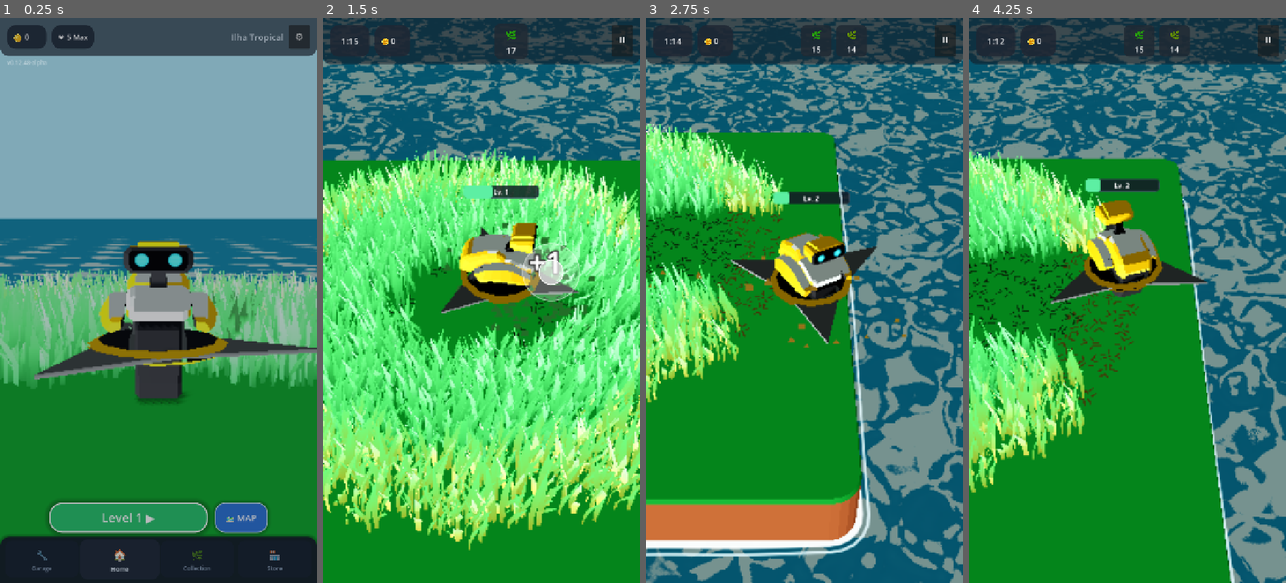
Above: before the commit, frames 1-4 (left to right).
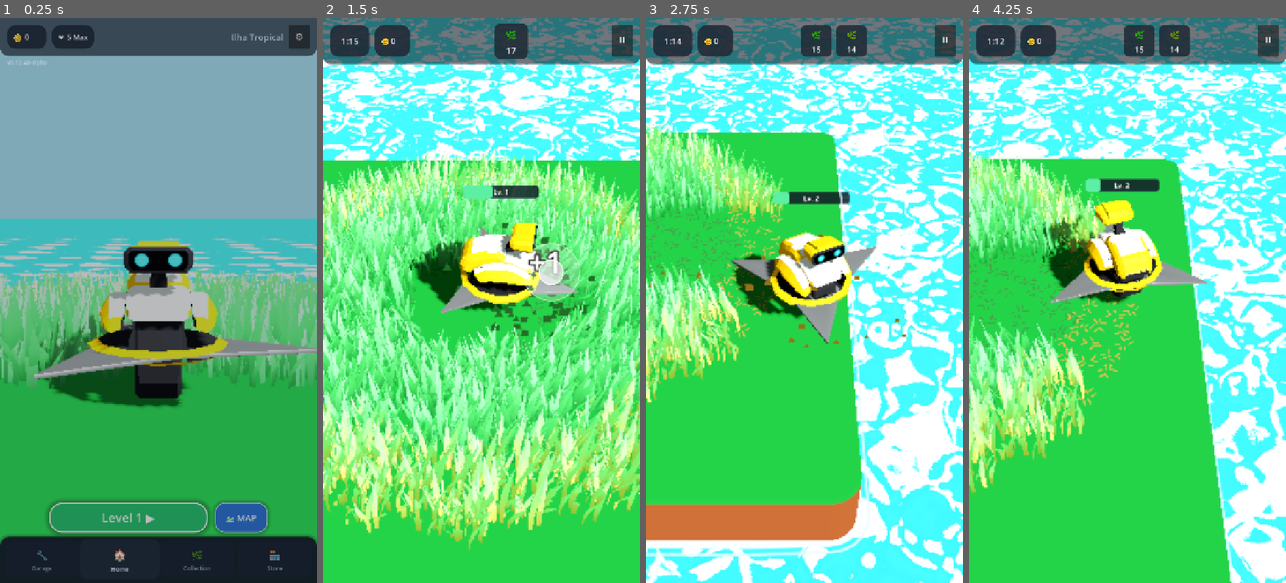
Above: after the commit, the same moments.

Repository: rogerbif/grass-cut-bot
Game: Godot game, scene res://scenes/menu/main_menu.tscn
Two runs of this game, one before a commit and one after it. Both use one fixed random seed, a clock stepped at 60 frames per second and the inputs below.
Inputs (mouse positions are in pixels of both pictures, inside the frame that each line leads up to):
- Up to frame 1 (0.25 s): no input
- Up to frame 2 (1.5 s): click "Level 1 ▶" at 0.5 s; tap Enter at 1.25 s; move the mouse to (551, 272) at 1.27 s; hold Right (ui_right) from 1.28 s (still down); hold Alt from 1.28 s (still down); click (551, 272) at 1.42 s
- Up to frame 3 (2.75 s): release Right (ui_right) at 2 s; release Alt at 2 s; drag from (741, 328) to (788, 413) at 2.02 s
- Up to frame 4 (4.25 s): move the mouse to (1159, 176) at 2.77 s; hold Right (ui_right) 2.78-3.5 s; tap Z at 2.85 s; drag from (1111, 413) to (1032, 215) at 3.52 s

The runs differ from the first frame. In frame 1, 45% of the frame differs, in the area x 0-100%, y 35-93%; in frame 2, 81%; in frame 3, 89%; in frame 4, 94%, in the area x 0-100%, y 0-100%.

Commit message:
fix(lighting): serializa Transform3D exato da Godot e forca rotacao solar em main.gd

Diff:
--- a/scenes/main.tscn
+++ b/scenes/main.tscn
@@ -24,7 +24,7 @@
 environment = SubResource("Environment_main")
 
 [node name="DirectionalLight3D" type="DirectionalLight3D" parent="."]
-transform = Transform3D(0.766044, 0, -0.642788, -0.386839, 0.798636, -0.461017, 0.513353, 0.601815, 0.61179, 0, 15, 0)
+transform = Transform3D(0.76604414, -0.38683933, 0.513353, 0, 0.79863584, 0.601815, -0.64278734, -0.4610172, 0.6117903, 0, 15, 0)
 light_energy = 1.3
 shadow_enabled = true
 directional_shadow_mode = 0
@@ -43,7 +43,7 @@
 transform = Transform3D(1, 0, 0, 0, 1, 0, 0, 0, 1, 0, 0.1, 0)
 
 [node name="IsometricCamera" type="Camera3D" parent="."]
-transform = Transform3D(1, 0, 0, 0, 0.762668, -0.64679, 0, 0.64679, 0.762668, 0, 4.78, 5.65)
+transform = Transform3D(1, 0, 0, 0, 0.762668, 0.64679, 0, -0.64679, 0.762668, 0, 4.78, 5.65)
 current = true
 fov = 48.0
 script = ExtResource("5_camera")
--- a/scenes/menu/main_menu.tscn
+++ b/scenes/menu/main_menu.tscn
@@ -50,7 +50,7 @@
 environment = SubResource("Environment_menu")
 
 [node name="DirectionalLight3D" type="DirectionalLight3D" parent="."]
-transform = Transform3D(0.766044, 0, -0.642788, -0.386839, 0.798636, -0.461017, 0.513353, 0.601815, 0.61179, 0, 16, 0)
+transform = Transform3D(0.76604414, -0.38683933, 0.513353, 0, 0.79863584, 0.601815, -0.64278734, -0.4610172, 0.6117903, 0, 16, 0)
 light_energy = 1.3
 shadow_enabled = true
 directional_shadow_mode = 0
--- a/scenes/tools/toon_shader_tester.tscn
+++ b/scenes/tools/toon_shader_tester.tscn
@@ -105,7 +105,7 @@
 environment = SubResource("Environment_lab")
 
 [node name="SunLight" type="DirectionalLight3D" parent="."]
-transform = Transform3D(0.766044, 0, -0.642788, -0.386839, 0.798636, -0.461017, 0.513353, 0.601815, 0.61179, 0, 15, 0)
+transform = Transform3D(0.76604414, -0.38683933, 0.513353, 0, 0.79863584, 0.601815, -0.64278734, -0.4610172, 0.6117903, 0, 15, 0)
 light_energy = 1.3
 shadow_enabled = true
 directional_shadow_mode = 0
@@ -130,7 +130,7 @@
 [node name="ModelMount" type="Node3D" parent="Turntable"]
 
 [node name="CameraPivot" type="Node3D" parent="."]
-transform = Transform3D(1, 0, 0, 0, 0.762668, -0.64679, 0, 0.64679, 0.762668, 0, 0, 0)
+transform = Transform3D(1, 0, 0, 0, 0.762668, 0.64679, 0, -0.64679, 0.762668, 0, 0, 0)
 
 [node name="Camera3D" type="Camera3D" parent="CameraPivot"]
 transform = Transform3D(1, 0, 0, 0, 1, 0, 0, 0, 1, 0, 0, 7.4)
--- a/scripts/main.gd
+++ b/scripts/main.gd
@@ -2,8 +2,15 @@
 
 @onready var joystick: Control = $CanvasLayer/FloatingJoystick
 @onready var cutter: CharacterBody3D = $LevelController/Cutter
+@onready var sun_light: DirectionalLight3D = $DirectionalLight3D
+@onready var world_env: WorldEnvironment = $WorldEnvironment
 
 func _ready() -> void:
+	if sun_light != null:
+		sun_light.rotation_degrees = Vector3(-37.0, 40.0, 0.0)
+		sun_light.light_energy = 1.30
+	if world_env != null and world_env.environment != null:
+		world_env.environment.ambient_light_energy = 0.20
 	if joystick and cutter:
 		joystick.joystick_moved.connect(_on_joystick_moved)
 
